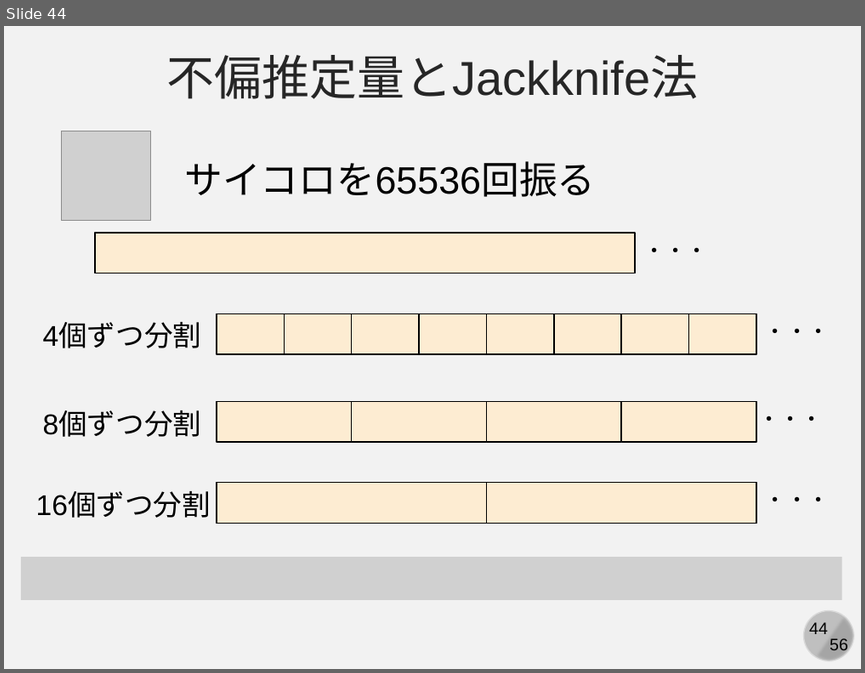
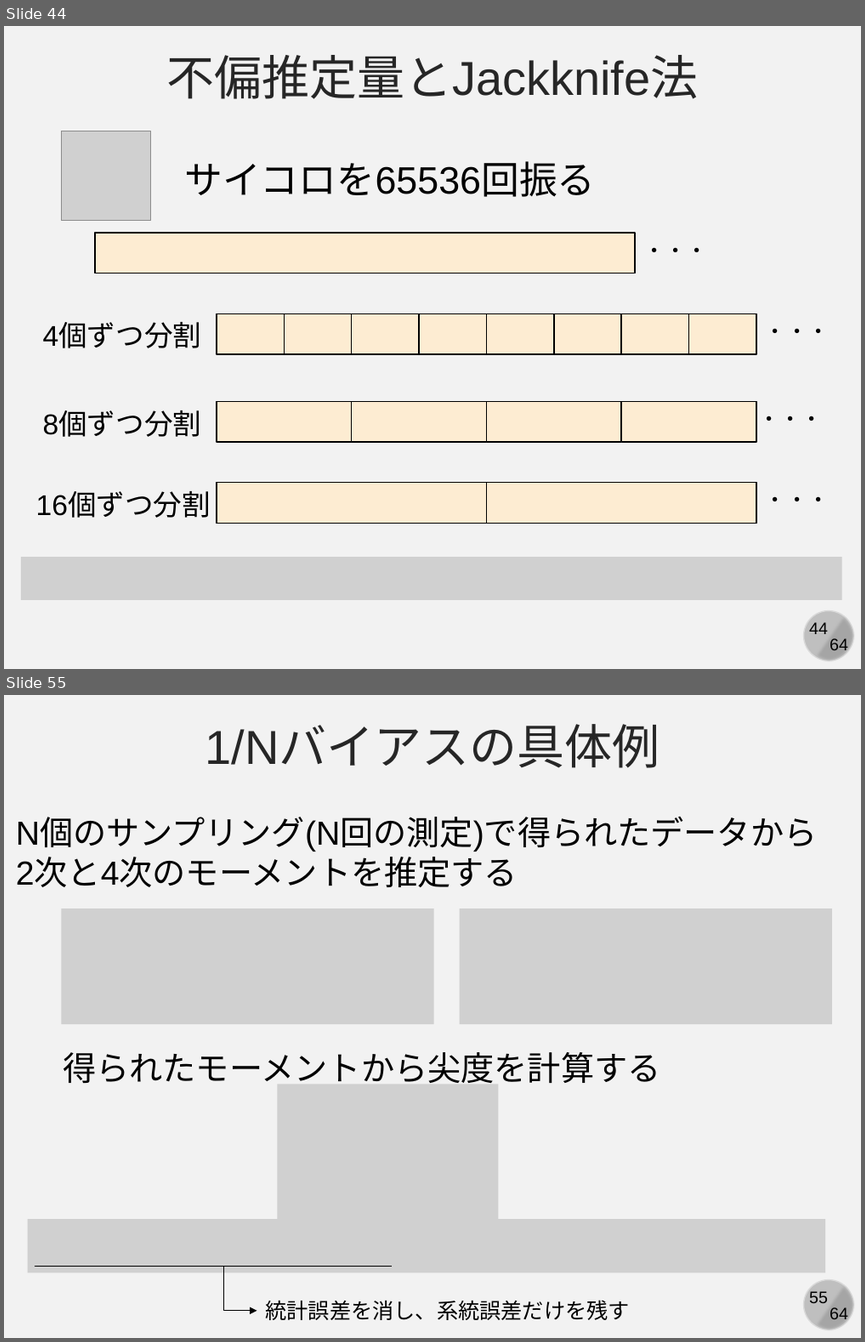
Before and after one commit to kaityo256/simulation_engineering, a slide deck: 03_mc_advanced/simulation03.pptx. Shown one above the other, each under a label of ours: slide 44 before the commit, slides 44 and 55 after it; the slides between them are not shown. The pictures are 865x673 and 865x1342 pixels, drawn with LibreOffice and Linux fonts; fonts in the diff are those of the drawing; grey boxes stand for pictures. Boxes give left, top, right and bottom in pixels: in the first picture for what was removed or moved away, otherwise in the second. Text is boxed around its words. In the diff, an @@ line names an element or a change of style, - is before the commit and + after.

```diff
--- a/03_mc_advanced/simulation03.pptx
+++ b/03_mc_advanced/simulation03.pptx
@@ slide 55 added at bbox=[4, 695, 861, 1338], background #F2F2F2; not listed: 4 template elements that a slide beside it also shows @@
@@ text added at bbox=[205, 726, 660, 768], 40 pt, text #262626 @@
+1/Nバイアスの具体例
@@ text added at bbox=[16, 818, 817, 887], 28 pt, text #000000 @@
+N個のサンプリング(N回の測定)で得られたデータから
+2次と4次のモーメントを推定する
@@ picture added at bbox=[62, 908, 434, 1024] @@
@@ picture added at bbox=[459, 908, 832, 1024] @@
@@ text added at bbox=[63, 1052, 660, 1083], 28 pt, text #000000 @@
+得られたモーメントから尖度を計算する
@@ picture added at bbox=[278, 1084, 499, 1224] @@
@@ picture added at bbox=[28, 1219, 826, 1272] @@
@@ line added from (34, 1265) to (392, 1265), #000000 0.5 pt @@
@@ elbow arrow added from (190, 1265) to (256, 1310), #000000 0.5 pt @@
@@ text added at bbox=[266, 1299, 630, 1320], 18 pt, text #000000 @@
+統計誤差を消し、系統誤差だけを残す
@@ slide 44 changed as well @@
@@ text at bbox=[829, 638, 848, 654]: text changed @@
-56
+64
```
Also in this commit, not shown: 44 other slides changed, 18 other slides added, 4 other files.
